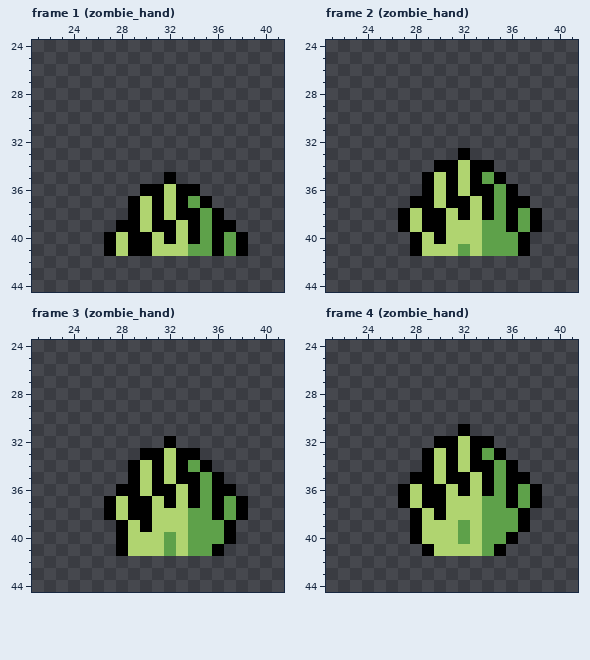
Two states of a pixel-art file, Assets/AnimationImporter/sprites/zombie_hand.ase. This is how it looked before the edit.
64x64 pixels, 20 frames. Shown: frame 1 (zombie_hand): x 21..41, y 24..44; frame 2 (zombie_hand): x 21..41, y 24..44; frame 3 (zombie_hand): x 21..41, y 24..44; frame 4 (zombie_hand): x 21..41, y 24..44. The commit also changed other frames, which this record leaves out.
The result:
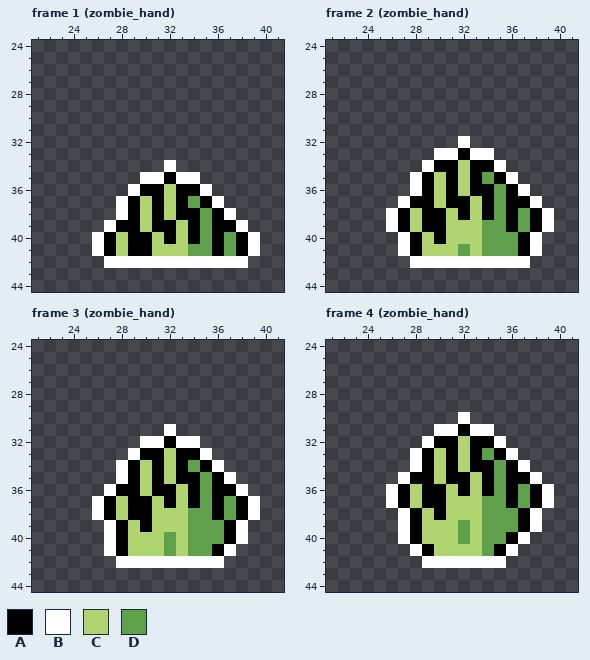
Palette (. is transparent): A #000000  B #ffffff  C #b0d470  D #5ea14a
Changes in this commit:
Changed rows in their new state; - is an unchanged pixel.
Frame 1 (zombie_hand), layer "Layer 1":
first column x 26:
34 ------B-------
35 ----BB-BB-----
36 ---B-----B----
37 --B-------B---
38 --B--------B--
39 -B----------B-
40 B------------B
41 B------------B
42 -BBBBBBBBBBBB-
Frame 2 (zombie_hand), layer "Layer 1":
first column x 26:
32 ------B-------
33 ----BB-BB-----
34 ---B-----B----
35 --B-------B---
36 --B--------B--
37 -B----------B-
38 B------------B
39 B------------B
40 -B----------B-
41 -B----------B-
42 --BBBBBBBBBB--
Frame 3 (zombie_hand), layer "Layer 1":
first column x 26:
31 ------B-------
32 ----BB-BB-----
33 ---B-----B----
34 --B-------B---
35 --B--------B--
36 -B----------B-
37 B------------B
38 B------------B
39 -B----------B-
40 -B----------B-
41 -B---------B--
42 --BBBBBBBBB---
Frame 4 (zombie_hand), layer "Layer 1":
first column x 26:
30 ------B-------
31 ----BB-BB-----
32 ---B-----B----
33 --B-------B---
34 --B--------B--
35 -B----------B-
36 B------------B
37 B------------B
38 -B----------B-
39 -B----------B-
40 -B---------B--
41 --B-------B---
42 ---BBBBBBB----
